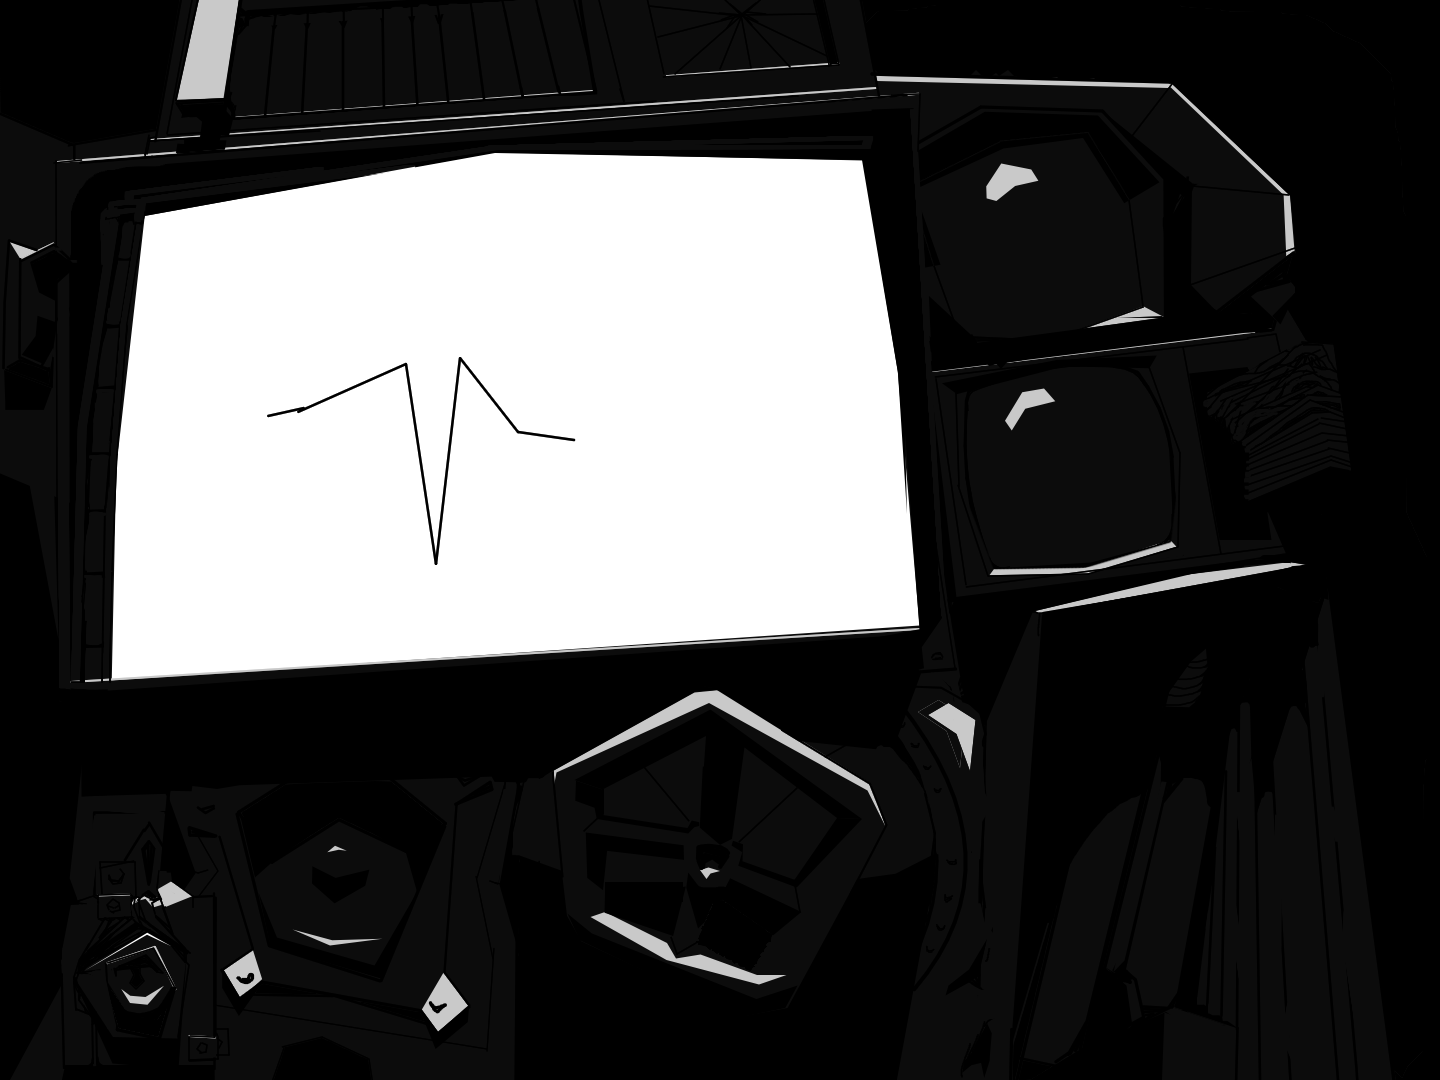
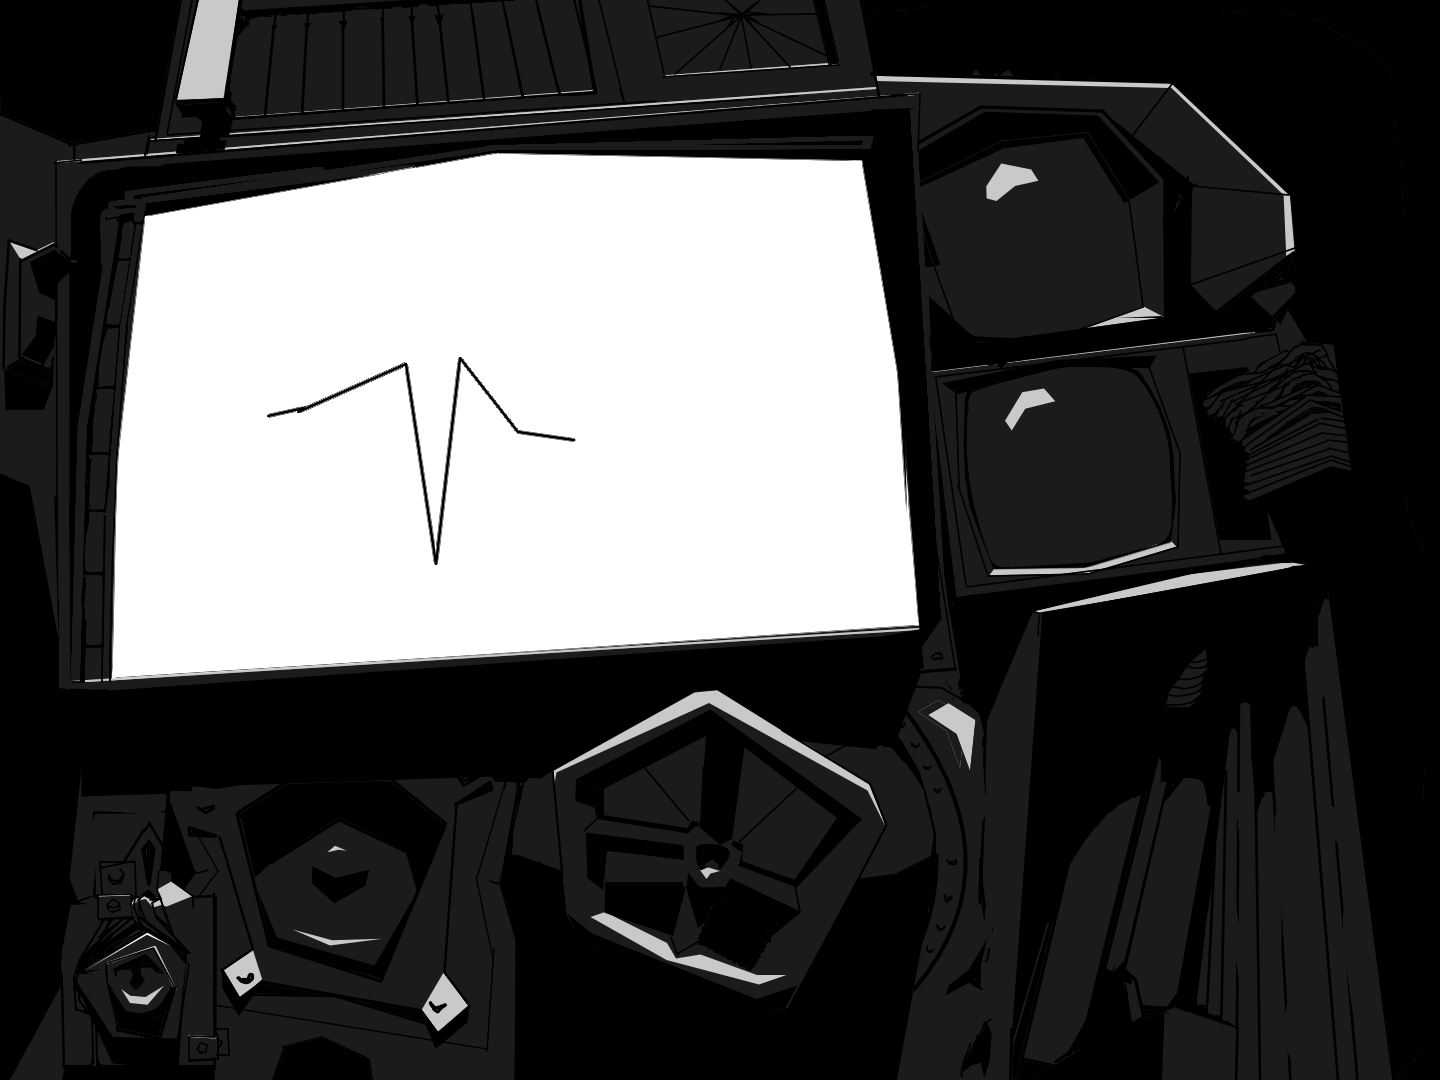
Revision of a layered 1440 x 1080 image; what changed, layer by layer:
painted on "Binary Shadow Placement" over [0, 0, 1427, 1080]
painted on "Background" over [0, 0, 1427, 1080]